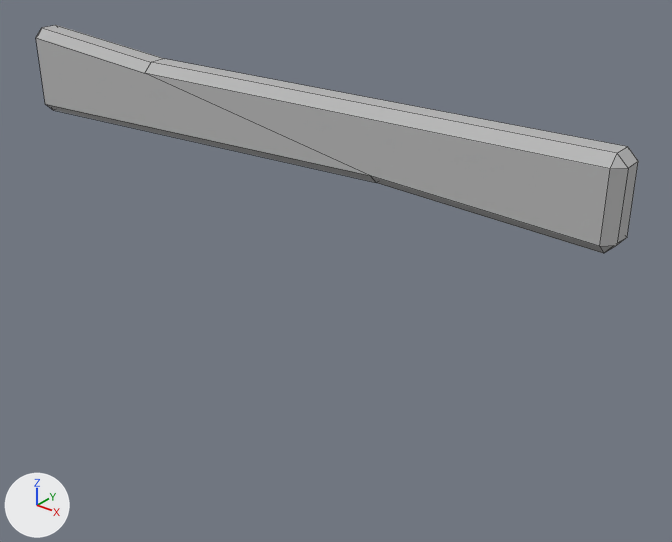
Before and after pictures for a commit that changed the FBX model Assets/3d Models/Props/SM_Fence_Plank01_.fbx.
Rendered twice from a 50 mm camera at (3.12, -3.39, 1.38) aimed at (0.29, 0.14, -0.81). Every picture has the same lights, and +X, +Y and +Z are marked at lower left. Mesh edges are drawn as thin lines. Where no turn or scale is listed for an object, it has been applied to the vertices.

Names of what the first picture shows: 'SM_Fence_Plank01_'.
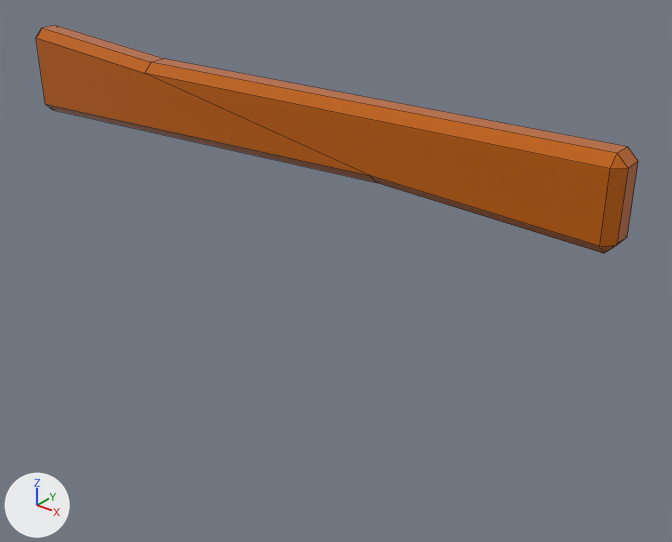
What differs and where, as boxes (x1, y1, x2, y2) in the pictures (672 x 542 px):
part 1 of me_mesh, recoloured (grey to brown)
    both: (36, 25, 638, 253)

The change in detail:
Picture 'T_Game_Atlas.png' (img_t_game_atlas_png) is new.
Material 'Material #27' (mat_material__27) is new.
Its texture is img_t_game_atlas_png.
Its roughness is 0.0.
me_mesh is used by ob_sm_fence_plank01; location (0.0, 0.0, 0.0).
me_mesh had 72 vertices, 34 faces and spanned x -1.87..1.87, y -0.1..0.1, z -0.25..0.25.
me_mesh now has 33 vertices, 34 faces and spans x -1.87..1.88, y -0.1..0.1, z -1.57..0.25.
me_mesh part 1: 34 faces spanning x -1.87..1.87, y -0.1..0.1, z -0.25..0.25 switch from mat_material__25 (grey #bcbcbc) to mat_material__27 (picture img_t_game_atlas_png).
